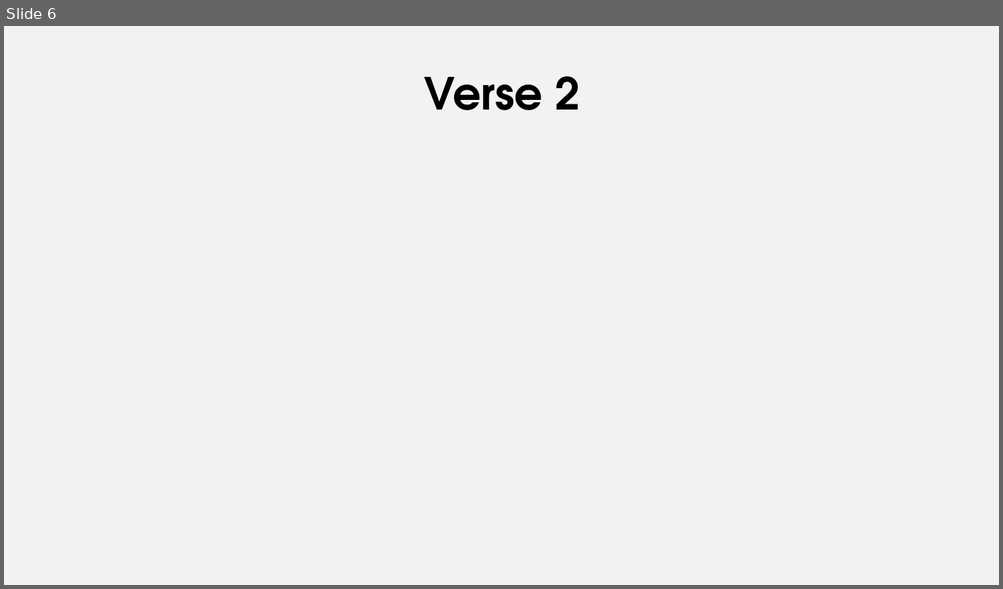
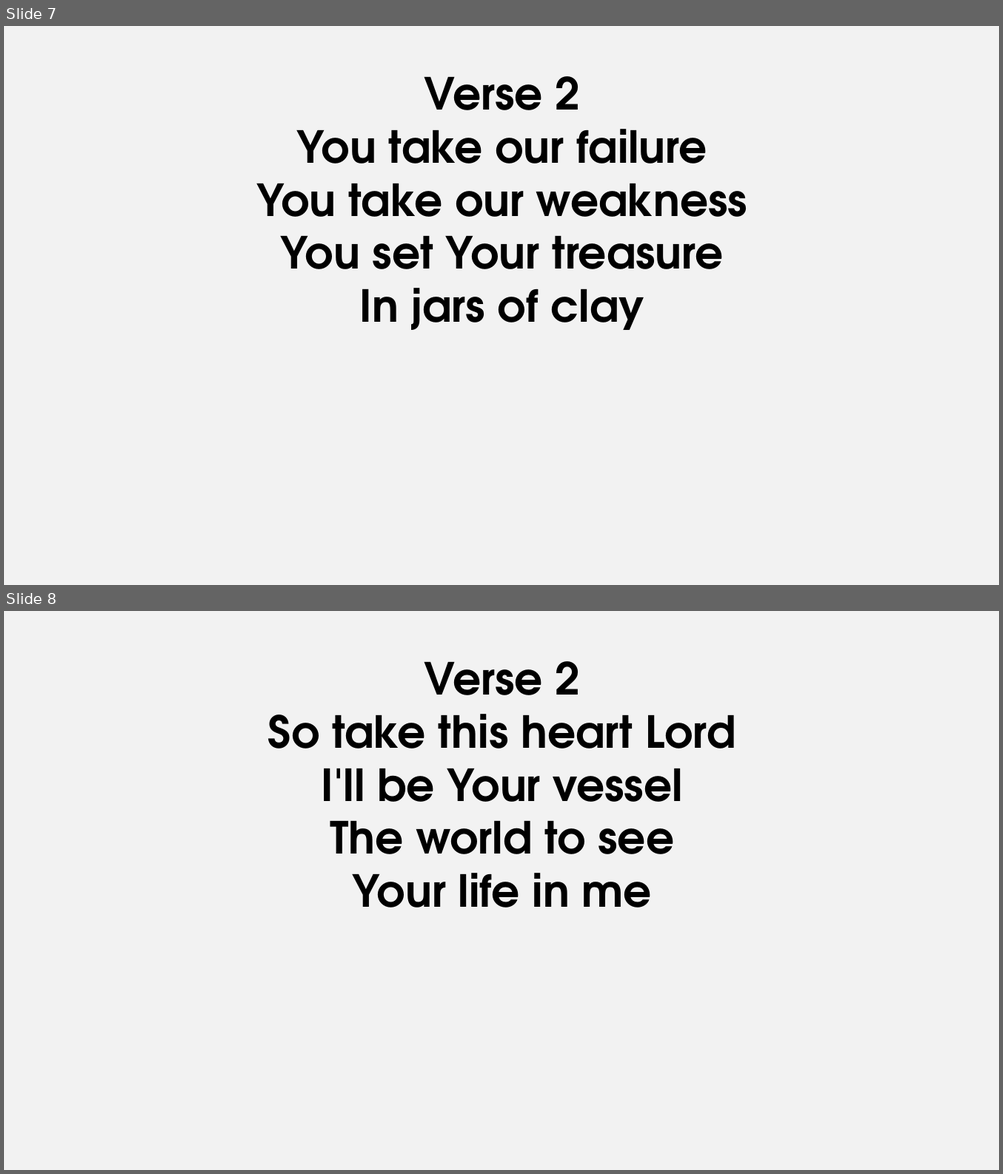
Before and after one commit to pangwuu/Weekly-powerpoint-maker, a slide deck: Songs/Broken Vessels (Amazing Grace)/Broken Vessels (Amazing Grace).pptx. Shown one above the other, each under a label of ours: slide 6 before the commit, slides 7 and 8 after it. The pictures are 1003x589 and 1003x1174 pixels, drawn with LibreOffice and Linux fonts; fonts in the diff are those of the drawing. Boxes give left, top, right and bottom in pixels: in the first picture for what was removed or moved away, otherwise in the second. Text is boxed around its words. In the diff, an @@ line names an element or a change of style, - is before the commit and + after.

```diff
--- a/Songs/Broken Vessels (Amazing Grace)/Broken Vessels (Amazing Grace).pptx
+++ b/Songs/Broken Vessels (Amazing Grace)/Broken Vessels (Amazing Grace).pptx
@@ slide 8 added at (4,611,999,1170), background #F2F2F2 @@
@@ subtitle added at (268,661,735,908), 42.7 pt, text #000000, bold @@
+Verse 2
+So take this heart Lord
+I'll be Your vessel
+The world to see
+Your life in me
@@ what was slide 6 is now slide 7 @@
@@ slide 7 changed as well @@
@@ subtitle at (257,129,747,330): paragraphs added @@
+You take our failure
+You take our weakness
+You set Your treasure
+In jars of clay
```
Also in this commit, not shown: 4 other slides changed, 10 other slides added, 5 slides removed, 9 other files.
